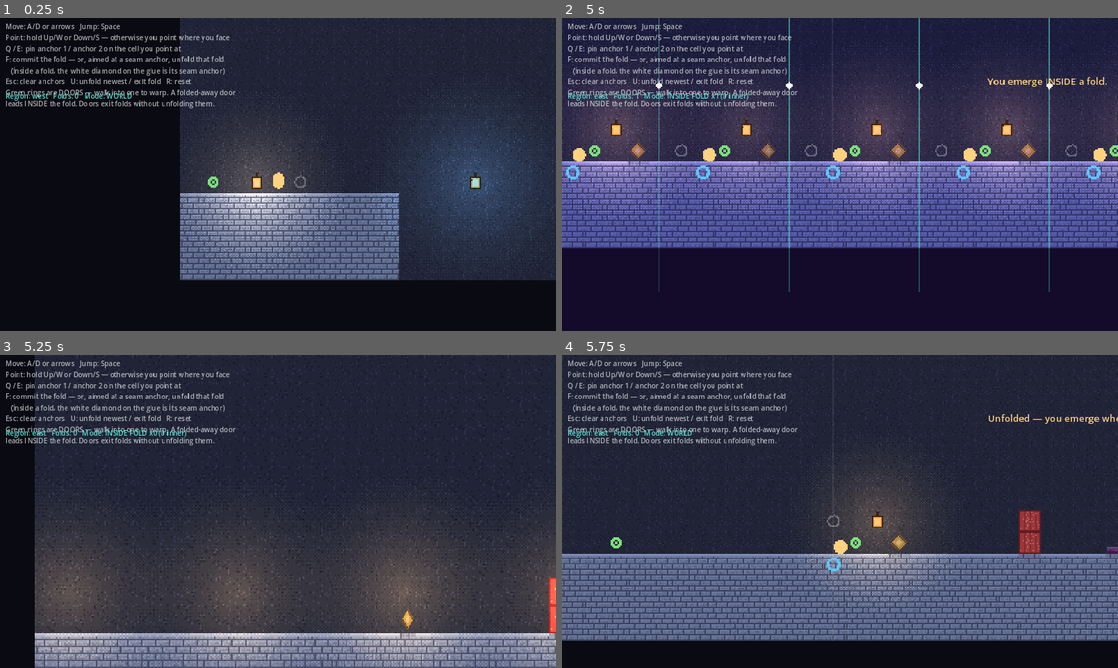
Above: before the commit, frames 1-4 (two rows, left to right).
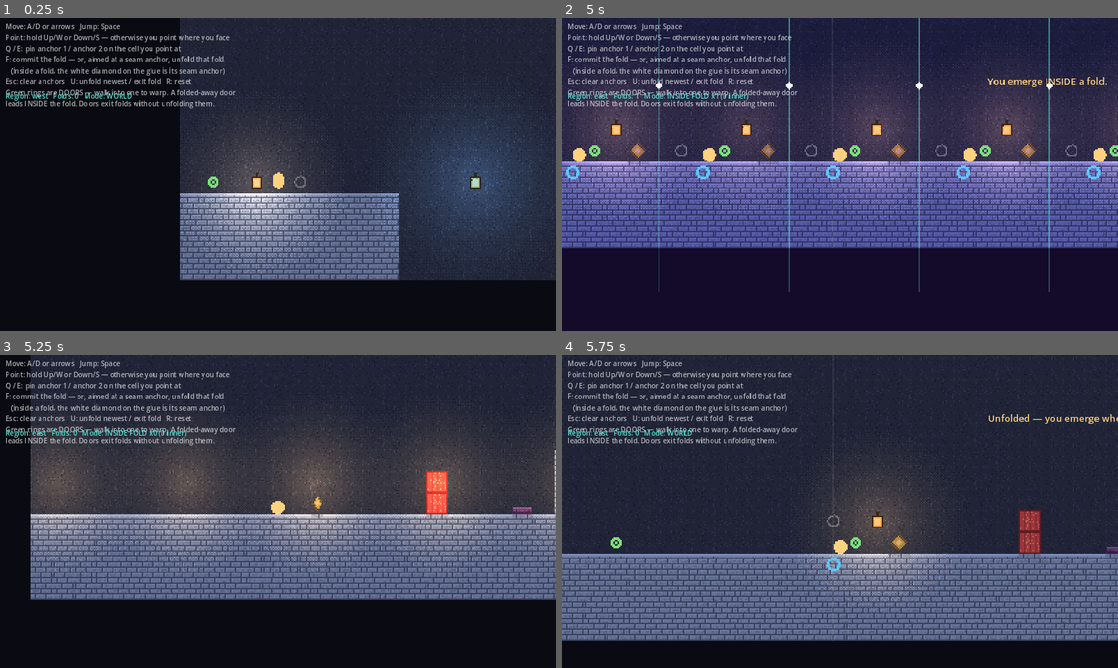
Above: after the commit, the same moments.

Repository: absent-mynd/puzzle
Game: Godot game, scene res://scenes/world/World.tscn
Two runs of this game, one before a commit and one after it. Both use one fixed random seed, a clock stepped at 60 frames per second and the inputs below.
Inputs (mouse positions are in pixels of both pictures, inside the frame that each line leads up to):
- Up to frame 1 (0.25 s): no input
- Up to frame 2 (5 s): tap Enter at 0.5 s; move the mouse to (812, 237) at 0.52 s; hold W 0.53-1.25 s; hold Shift 0.53-1.25 s; click (812, 237) at 0.67 s; tap Space at 0.77, 1.07, 3.77, 4.07 s; drag from (1006, 221) to (812, 237) at 1.27 s; move the mouse to (673, 127) at 2.02 s; hold A 2.03-2.75 s; tap Ctrl at 2.1 s; drag from (867, 174) to (673, 127) at 2.77 s; move the mouse to (756, 96) at 3.52 s; hold S 3.53-4.25 s; tap E at 3.6 s; drag from (962, 158) to (756, 96) at 4.27 s
- Up to frame 3 (5.25 s): move the mouse to (166, 527) at 5.02 s; hold W from 5.03 s (still down); tap U at 5.1 s; click (166, 527) at 5.17 s
- Up to frame 4 (5.75 s): keep holding W

Frames 1-2 are identical in both runs. In frame 3, 56% of the frame differs, in the area x 5-100%, y 0-100%; in frame 4, nothing differs.

Commit message:
Draw the fold transition inside the pixel viewport
Folding or unfolding made the whole map jump to the top-left of the window for
the length of the animation, then snap back.

`_play_transition` parented its fragment layer to FoldWorld, which sits OUTSIDE
`pixel_view` — everything else in the world (world_geo, sub_geo, the player, the
overlay, the light rig) is inside it. Outside the render target there is no
camera transform, so a fragment's world coordinate was used as a raw window
pixel: geometry near the world origin drew at the window's edge. The "snap back"
was simply the real geometry becoming visible again at the end.

The animation stands in for the world's geometry for a few frames, so it has to
be drawn by the same camera through the same target. One line: parent to
`pixel_view`.

Predates the camera merge — it arrived with the pixel pass (dbf3c53), which moved
the world's layers into the SubViewport and left this one behind. It only became
obvious once the camera started moving enough to make the offset large.

Measured in the running scene rather than reasoned about: mid-transition, a
fragment at world (66.4, 0) now maps to screen (-142.4, -87.0) through the anim
layer's viewport and to the identical point through world_geo's. With the bug
reintroduced the same fragment reports (66.4, 0) — the raw world coordinate,
unprojected — against world_geo's (-142.4, -87.0).

332 tests green, including one that pins the layer's viewport to the geometry's.

Co-Authored-By: Claude <noreply@anthropic.com>

Diff:
--- a/scripts/tests/test_fold_world.gd
+++ b/scripts/tests/test_fold_world.gd
@@ -610,6 +610,23 @@
 	assert_true(seen.has(snappedf(far, 0.01)), "...and so is the far one: the band is the room")
 
 
+func test_the_fold_animation_draws_where_the_world_draws() -> void:
+	# The transition replaces the world's geometry for a moment, so it has to be
+	# drawn by the same camera through the same render target. Parented outside
+	# `pixel_view` it renders in raw window space with no camera transform, which
+	# reads as the map flying off to the origin and snapping back when the real
+	# geometry returns.
+	world.anim_enabled = true
+	world.do_fold(Vector2i(20, 12), Vector2i(28, 12))
+	assert_true(world.animating(), "The fold is playing")
+
+	var layer: Node2D = world._anim["layer"]
+	assert_eq(layer.get_parent(), world.pixel_view,
+		"The animation layer draws inside the pixel viewport, like world_geo does")
+	assert_eq(layer.get_viewport(), world.world_geo.get_viewport(),
+		"...which is to say: the same viewport the geometry it replaces was in")
+
+
 func test_a_fold_transition_steps_the_camera_back() -> void:
 	world.anim_enabled = true
 	world._update_camera()
--- a/scripts/world/FoldWorld.gd
+++ b/scripts/world/FoldWorld.gd
@@ -1034,7 +1034,12 @@
 		return
 	var layer := Node2D.new()
 	layer.z_index = 30
-	add_child(layer)
+	# Inside `pixel_view`, with the geometry it stands in for. Parented to this
+	# node instead it would be outside the render target and so outside the
+	# camera's transform, drawing world coordinates as raw window pixels: the map
+	# appears to fly off to one side for the length of the transition and snap
+	# back when the real geometry returns.
+	pixel_view.add_child(layer)
 	var frags: Array = []
 	var shift_a := fold.shift_a_px(CS)
 	var shift_b := fold.shift_b_px(CS)
